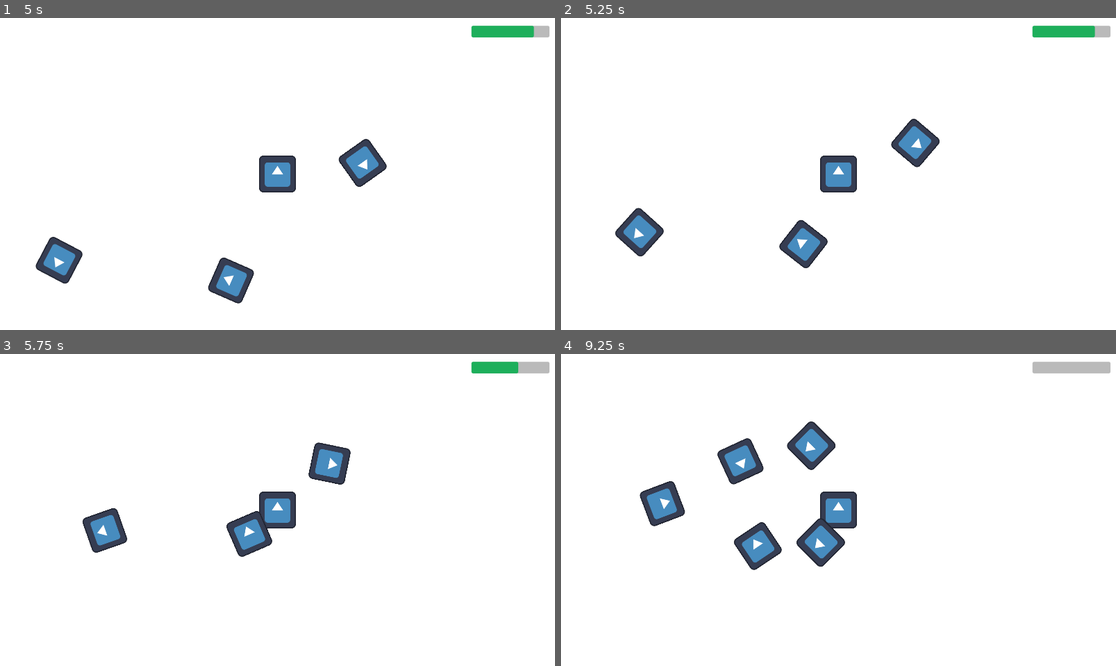
Above: before the commit, frames 1-4 (two rows, left to right).
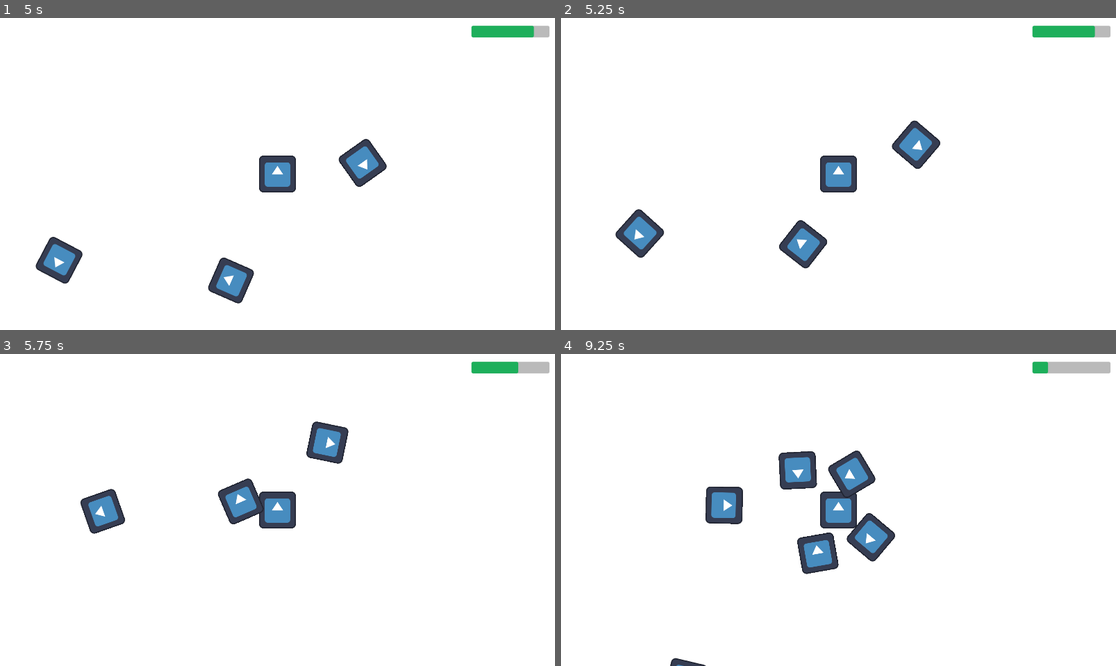
Above: after the commit, the same moments.

Repository: webermael/Informatikprojekt
Game: Godot game, scene res://Game.tscn
Two runs of this game, one before a commit and one after it. Both use one fixed random seed, a clock stepped at 60 frames per second and the inputs below. The engine's default icon, where the game draws it, is replaced by a stand-in: a white triangle on a blue panel in a dark square.
Inputs:
- Up to frame 1 (5 s): tap Enter at 0.5 s; hold Right (ui_right) 0.53-1.28 s; tap Space at 1.25 s; hold Down (ui_down) 1.28-2.03 s; hold Right (ui_right) 2.03-2.78 s; hold Up (ui_up) 2.78-3.53 s; hold Left (ui_left) from 3.53 s (still down)
- Up to frame 2 (5.25 s): release Left (ui_left) at 5.03 s; hold Down (ui_down) from 5.03 s (still down)
- Up to frame 3 (5.75 s): keep holding Down (ui_down)
- Up to frame 4 (9.25 s): release Down (ui_down) at 5.78 s; hold Right (ui_right) 5.78-6.53 s; hold Up (ui_up) 6.53-7.28 s; hold Right (ui_right) 7.28-8.03 s; hold Down (ui_down) 8.03-8.78 s; hold Left (ui_left) from 8.78 s (still down)

Frame 1 is identical in both runs. In frame 2, 0.6% of the frame differs, in the area x 9-69%, y 32-81%; in frame 3, 3.6%; in frame 4, 6.9%, in the area x 14-88%, y 2-100%.

Commit message:
enemy formation added

Diff:
--- a/Enemies/Roller/Roller.gd
+++ b/Enemies/Roller/Roller.gd
@@ -2,7 +2,7 @@
 
 const SPEED = 200.0
 var health = 2
-const distance_for_friendship = 300
+const friendship_distance = 300
 
 @onready var player = $/root/Game/Player
 
@@ -15,7 +15,7 @@
 	for entity in entities_in_vision:
 		if entity.is_in_group("Roller"):
 			rollers_in_vision.append(entity)
-		if global_position.distance_to(entity.global_position) < distance_for_friendship:
+		if global_position.distance_to(entity.global_position) < friendship_distance:
 			rollers_nearby.append(entity)
 	for roller in rollers_in_vision:
 		if roller in rollers_in_vision and roller not in rollers_nearby and rollers_nearby.size() < 3:
--- a/Enemies/Roller/Roller.tscn
+++ b/Enemies/Roller/Roller.tscn
@@ -7,7 +7,7 @@
 radius = 64.0078
 
 [sub_resource type="CircleShape2D" id="CircleShape2D_eysqy"]
-radius = 450.64
+radius = 518.756
 
 [node name="Roller" type="CharacterBody2D" groups=["Enemies", "Roller"]]
 platform_floor_layers = 4294967040
